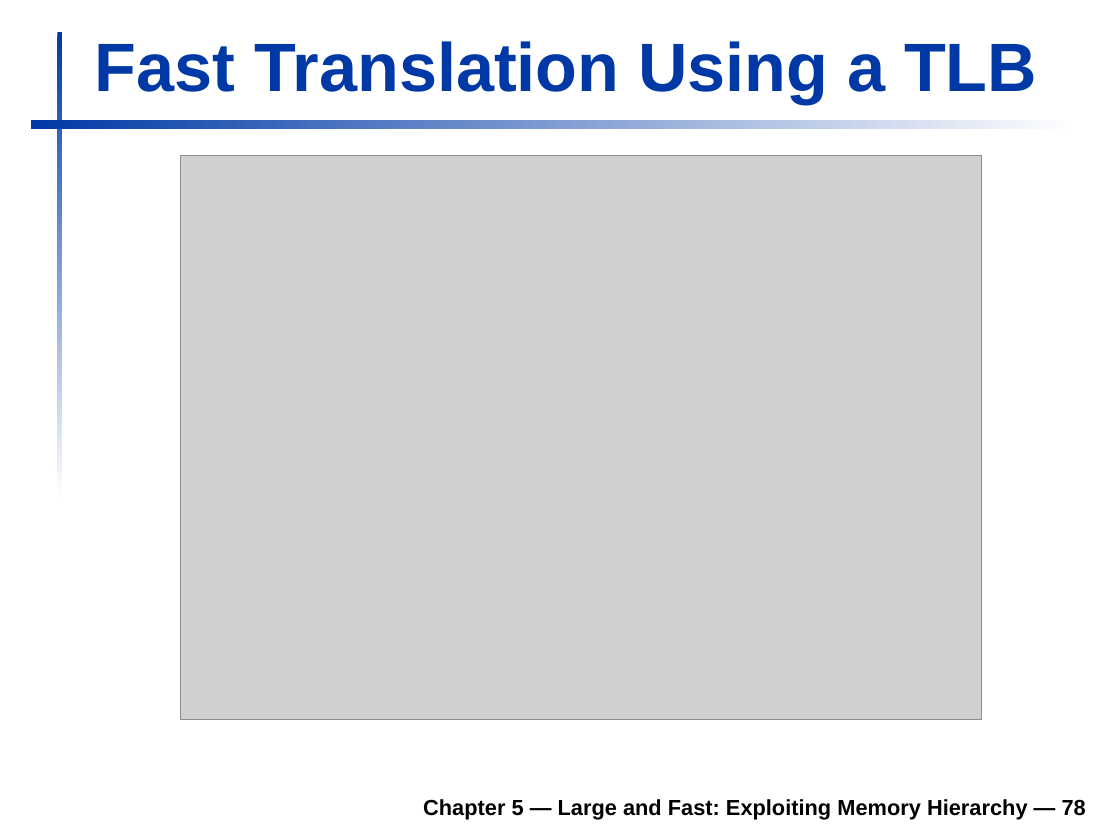
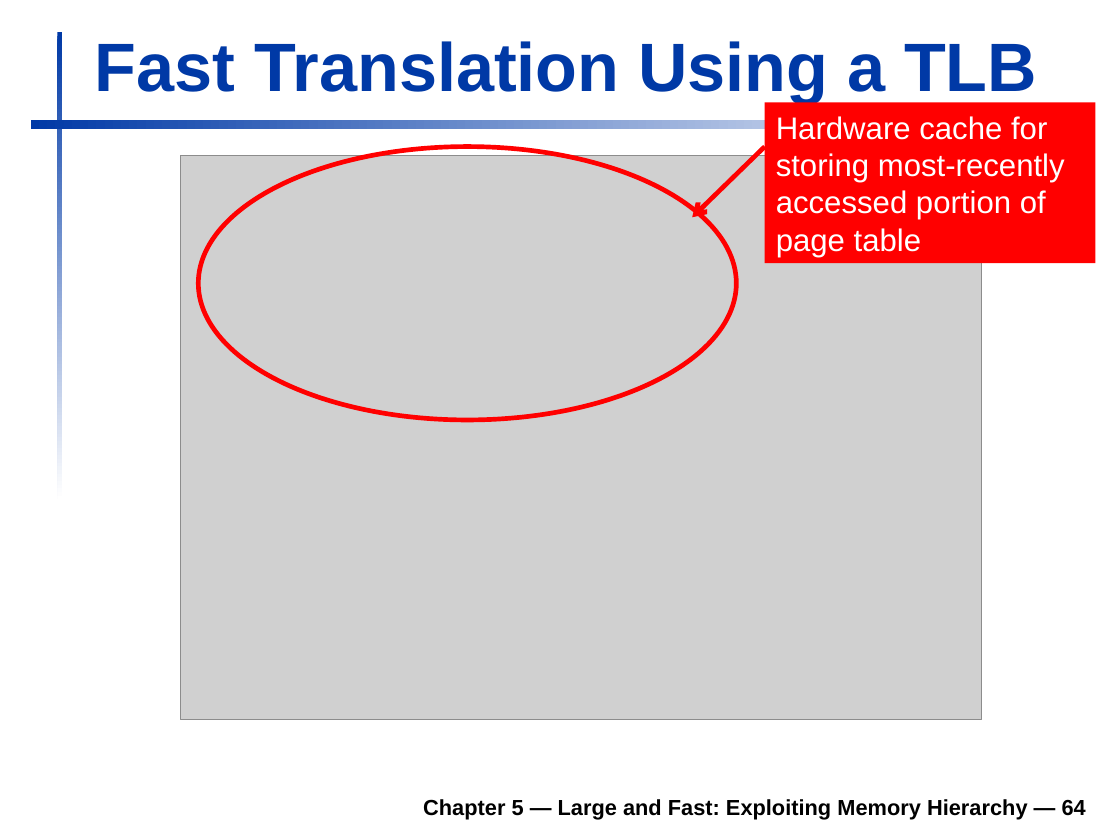
Before and after one commit to TheLethalCode/KGP_Academics, a slide deck: slide 64 of Sem_5/COA/Slides/6_MemoryHieararchy.ppt (slide 78 before the commit). Drawn at 1120x840 pixels with LibreOffice and Linux fonts; fonts in the diff are those of the drawing; grey boxes stand for pictures; background and template pictures are left out. Boxes give left, top, right and bottom in pixels: in the first picture for what was removed or moved away, otherwise in the second. Text is boxed around its words. In the diff, an @@ line names an element or a change of style, - is before the commit and + after.

Commit message:
Updated Chapter 6 COA

```diff
--- a/Sem_5/COA/Slides/6_MemoryHieararchy.ppt
+++ b/Sem_5/COA/Slides/6_MemoryHieararchy.ppt
@@ rectangle added at [765, 102, 1095, 263], fill #FF0000, 20 pt, text #FFFFFF @@
+Hardware cache for storing most-recently accessed portion of page table
@@ ellipse added at [198, 147, 736, 420], outline #FF0000 3 pt @@
@@ arrow added from (765, 147) to (692, 217), #FF0000 3 pt @@
@@ text at [423, 799, 1086, 820]: text changed @@
-Chapter 5 — Large and Fast: Exploiting Memory Hierarchy — 78
+Chapter 5 — Large and Fast: Exploiting Memory Hierarchy — 64
```
Also in this commit, not shown: 9 other slides changed, 3 slides added, 30 slides removed.
